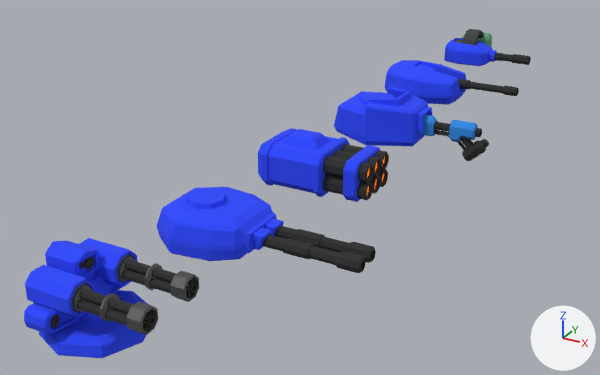
The Blender file Assets/Models/Zack_New/Guns.blend, before and after one commit.
Camera for both pictures: a 50 mm camera at (6.86, -21.91, 5.89) aimed at (-0.71, -8.15, -0.99). The axes (+X, +Y, +Z) are drawn at lower right. The lights are the same throughout.

In view in the first picture: 'Barrel', 'Barrel1', 'Barrel1.001', 'Flak', 'Flame', 'GatBarrel', 'GatBarrel.001', 'Gatling', 'GrenadeLauncher', 'Gun', 'Rocket', 'Tank'.
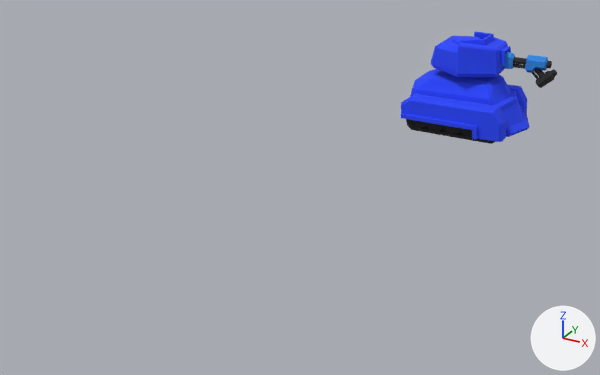
Commit message: tank test

Pixel boxes [x1, y1, x2, y2] of what changed, in the pictures (600 x 375 px):
'Flame', moved
    before: [334, 87, 489, 161]
    after: [431, 31, 557, 88]
'Gatling', hidden (blue)
    before: [24, 238, 148, 358]
'Tank', hidden (blue)
    before: [157, 187, 284, 261]
'Rocket', hidden (blue)
    before: [258, 128, 389, 202]
'Hull', added (blue)
    after: [401, 69, 530, 142]
'Flak', hidden (blue)
    before: [385, 60, 466, 105]
'GatBarrel.001', hidden (black)
    before: [71, 283, 158, 335]
'GatBarrel', hidden (black)
    before: [117, 255, 199, 302]
'Barrel1.001', hidden (black)
    before: [262, 235, 366, 273]
'GrenadeLauncher', hidden (blue)
    before: [444, 29, 497, 66]
'Barrel1', hidden (black)
    before: [274, 226, 376, 263]
'Tracks', added (black)
    after: [406, 119, 495, 144]
'Gun', hidden (black)
    before: [458, 78, 519, 96]
'Barrel', hidden
    before: [494, 52, 531, 65]

What the commit changed:
Mesh me_cube_005 is new.
It has 120 vertices, 85 faces and spans x -1.15..1.48, y 0.82..1.22, z -0.05..0.5.
It uses material mat_blackbarrel (black #2d2d2d).
Mesh me_cube_004 is new.
It has 87 vertices, 73 faces and spans x -1.42..1.98, y 0.0..1.4, z -0.32..1.01.
It uses material mat_tempteamcolor (blue #2847ff).
Object 'Flak' (ob_flak) is now hidden.
Object 'Gun' (ob_gun) is now hidden.
Object 'Flame' (ob_flame) moves from (0.0, -6.0, 0.0) to (0.0, 0.0, 0.0).
Object 'Rocket' (ob_rocket) is now hidden.
Object 'Tank' (ob_tank) is now hidden.
Object 'Barrel1' (ob_barrel1) is now hidden.
Object 'Barrel1.001' (ob_barrel1_001) is now hidden.
Object 'Gatling' (ob_gatling) is now hidden.
Object 'GatBarrel' (ob_gatbarrel) is now hidden.
Object 'GatBarrel.001' (ob_gatbarrel_001) is now hidden.
Object 'GrenadeLauncher' (ob_grenadelauncher) moves from (0.0, 0.0, 0.0) to (0.0, -18.0, 0.0).
Object 'GrenadeLauncher' (ob_grenadelauncher) is now hidden.
Object 'Barrel' (ob_barrel) is now hidden.
Object 'Tracks' (ob_tracks) is new; it shows me_cube_005.
Its location is (0.0, 0.0, -1.91).
It gains a MIRROR modifier named 'Mirror'.
Modifier setting: use_axis = (False, True, False).
Object 'Hull' (ob_hull) is new; it shows me_cube_004.
Its location is (0.0, 0.0, -1.52).
It gains a MIRROR modifier named 'Hops_Mirror'.
Modifier setting: use_axis = (False, True, False).
Modifier setting: use_bisect_axis = (False, True, False).
Modifier setting: use_clip = True.
